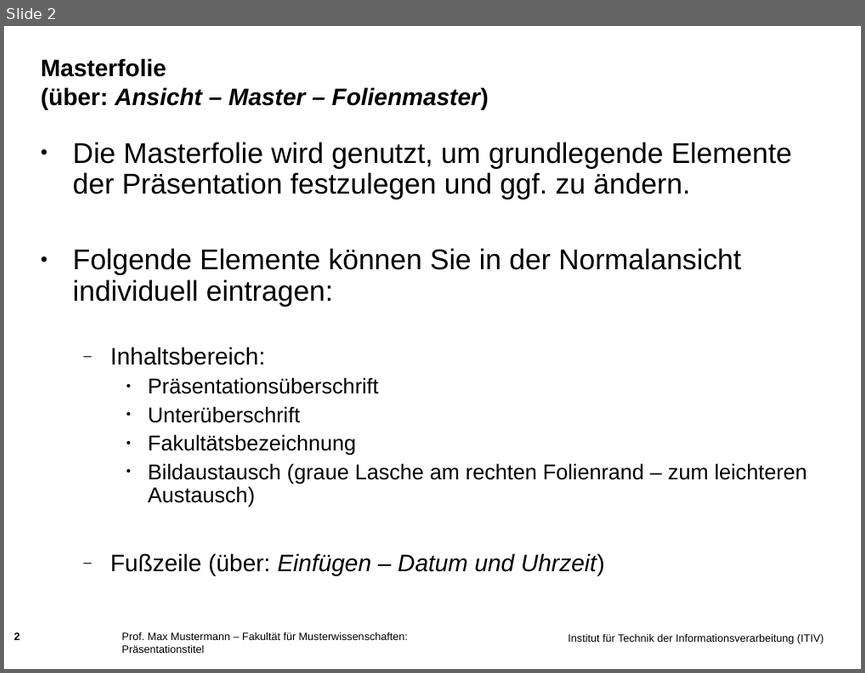
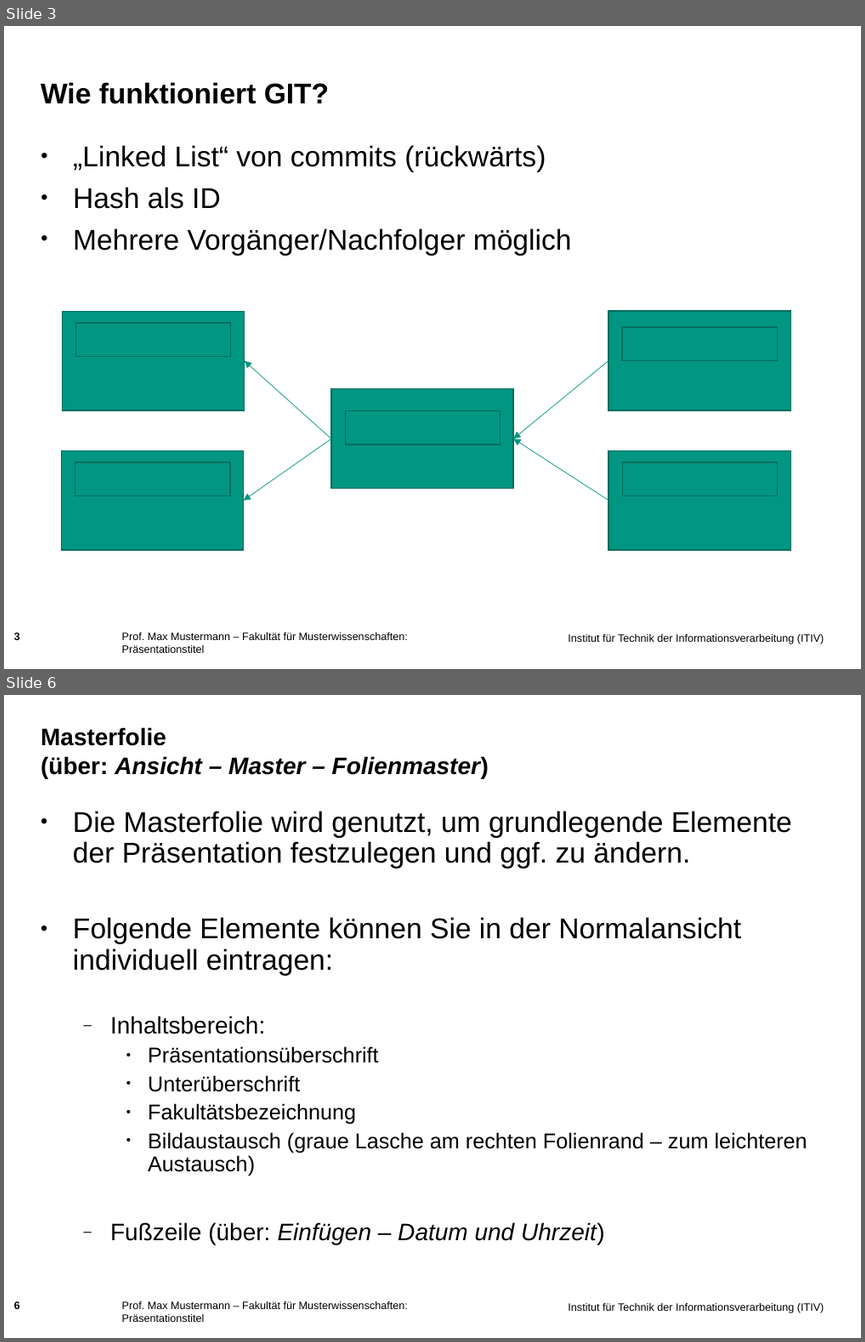
Before and after one commit to muellesi/PSE_2018, a slide deck: 02_Präsentation_Git/Simon/Praesentationsfolien (PowerPoint).ppt. Shown one above the other, each under a label of ours: slide 2 before the commit, slides 3 and 6 after it; the slides between them are not shown. The pictures are 865x673 and 865x1342 pixels, drawn with LibreOffice and Linux fonts; fonts in the diff are those of the drawing; background and template pictures are left out. Boxes give left, top, right and bottom in pixels: in the first picture for what was removed or moved away, otherwise in the second. Text is boxed around its words. In the diff, an @@ line names an element or a change of style, - is before the commit and + after.

```diff
--- a/02_Präsentation_Git/Simon/Praesentationsfolien (PowerPoint).ppt
+++ b/02_Präsentation_Git/Simon/Praesentationsfolien (PowerPoint).ppt
@@ slide 3 added at bbox=[4, 26, 861, 669], background picture (left out); not listed: 1 template element that a slide beside it also shows @@
@@ title added at bbox=[41, 82, 329, 104], 24 pt, text #000000, bold @@
+Wie funktioniert GIT?
@@ text added at bbox=[73, 145, 572, 256], 24 pt, text #000000 @@
+• „Linked List“ von commits (rückwärts)
+• Hash als ID
+• Mehrere Vorgänger/Nachfolger möglich
@@ rectangle added at bbox=[63, 312, 245, 411], fill #009682, outline #006D5E 0.99 pt @@
@@ rectangle added at bbox=[76, 323, 231, 356], fill #009682, outline #006D5E 0.99 pt @@
@@ rectangle added at bbox=[609, 311, 791, 410], fill #009682, outline #006D5E 0.99 pt @@
@@ rectangle added at bbox=[622, 327, 777, 360], fill #009682, outline #006D5E 0.99 pt @@
@@ arrow added from (331, 438) to (244, 361), #009682 0.51 pt @@
@@ arrow added from (609, 360) to (513, 438), #009682 0.51 pt @@
@@ rectangle added at bbox=[331, 388, 514, 488], fill #009682, outline #006D5E 0.99 pt @@
@@ rectangle added at bbox=[345, 411, 500, 444], fill #009682, outline #006D5E 0.99 pt @@
@@ rectangle added at bbox=[62, 450, 244, 550], fill #009682, outline #006D5E 0.99 pt @@
@@ arrow added from (331, 438) to (243, 499), #009682 0.51 pt @@
@@ arrow added from (609, 499) to (513, 438), #009682 0.51 pt @@
@@ rectangle added at bbox=[609, 450, 791, 550], fill #009682, outline #006D5E 0.99 pt @@
@@ rectangle added at bbox=[75, 462, 230, 495], fill #009682, outline #006D5E 0.99 pt @@
@@ rectangle added at bbox=[623, 462, 778, 495], fill #009682, outline #006D5E 0.99 pt @@
@@ page number added at bbox=[14, 632, 20, 640], 9 pt, text #000000, bold @@
+3
@@ text added at bbox=[122, 632, 408, 652], 9 pt, text #000000 @@
+Prof. Max Mustermann – Fakultät für Musterwissenschaften: Präsentationstitel
@@ what was slide 2 is now slide 6 @@
@@ page number at bbox=[14, 1300, 20, 1311]: text changed @@
-2
+6
```
Also in this commit, not shown: 1 slide changed, 3 other slides added, 1 other file.
